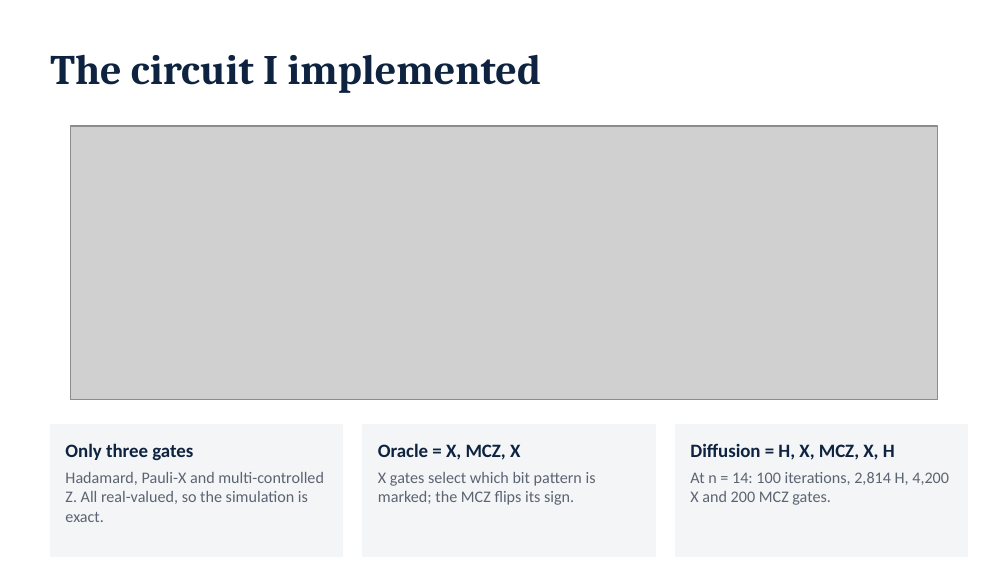
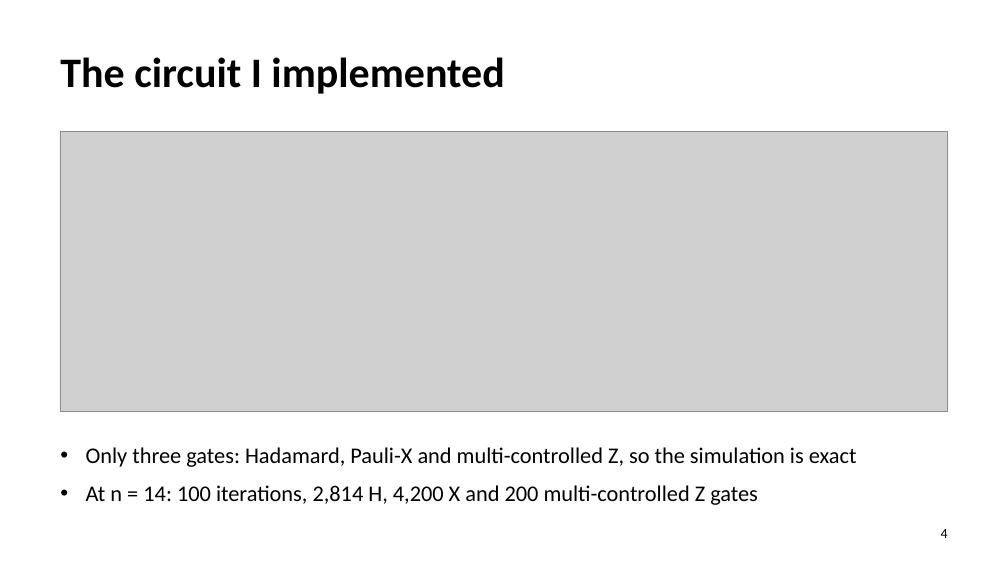
Before and after one commit to Kavin-JS/GrovX, a slide deck: slide 4 of files/GrovX_Presentation.pptx. Drawn at 1008x567 pixels with LibreOffice and Linux fonts; fonts in the diff are those of the drawing; grey boxes stand for pictures. Boxes give left, top, right and bottom in pixels: in the first picture for what was removed or moved away, otherwise in the second. Text is boxed around its words. In the diff, an @@ line names an element or a change of style, - is before the commit and + after.

```diff
--- a/files/GrovX_Presentation.pptx
+++ b/files/GrovX_Presentation.pptx
@@ text "The circuit I implemented": place and size @@
-text "The circuit I implemented" at [50,54,541,93]
+text "The circuit I implemented" at [60,57,504,94]
@@ text "The circuit I implemented" at [60,57,504,94]: font Cambria to Calibri, text colour #0E2340 to #000000 @@
@@ picture: place and size @@
-picture at [71,126,937,400]
+picture at [60,131,948,411]
@@ rectangle removed at [50,425,343,556] @@
@@ text removed at [65,443,193,461] @@
-Only three gates
@@ text at [86,447,857,505]: text changed; size 11.5 to 16 pt; text colour #5B6472 to #000000 @@
-At n = 14: 100 iterations, 2,814 H, 4,200 X and 200 MCZ gates.
+• Only three gates: Hadamard, Pauli-X and multi-controlled Z, so the simulation is exact
+• At n = 14: 100 iterations, 2,814 H, 4,200 X and 200 multi-controlled Z gates
@@ rectangle removed at [363,425,655,556] @@
@@ text removed at [378,443,520,460] @@
-Oracle = X, MCZ, X
@@ rectangle removed at [675,425,968,556] @@
@@ text removed at [690,443,895,460] @@
-Diffusion = H, X, MCZ, X, H
@@ text removed at [65,472,324,522] @@
-Hadamard, Pauli-X and multi-controlled Z. All real-valued, so the simulation is exact.
@@ text removed at [378,472,596,505] @@
-X gates select which bit pattern is marked; the MCZ flips its sign.
@@ page number added at [941,529,948,538], 10 pt, text #000000 @@
+4
```
Also in this commit, not shown: 10 other slides changed, 13 other files.
